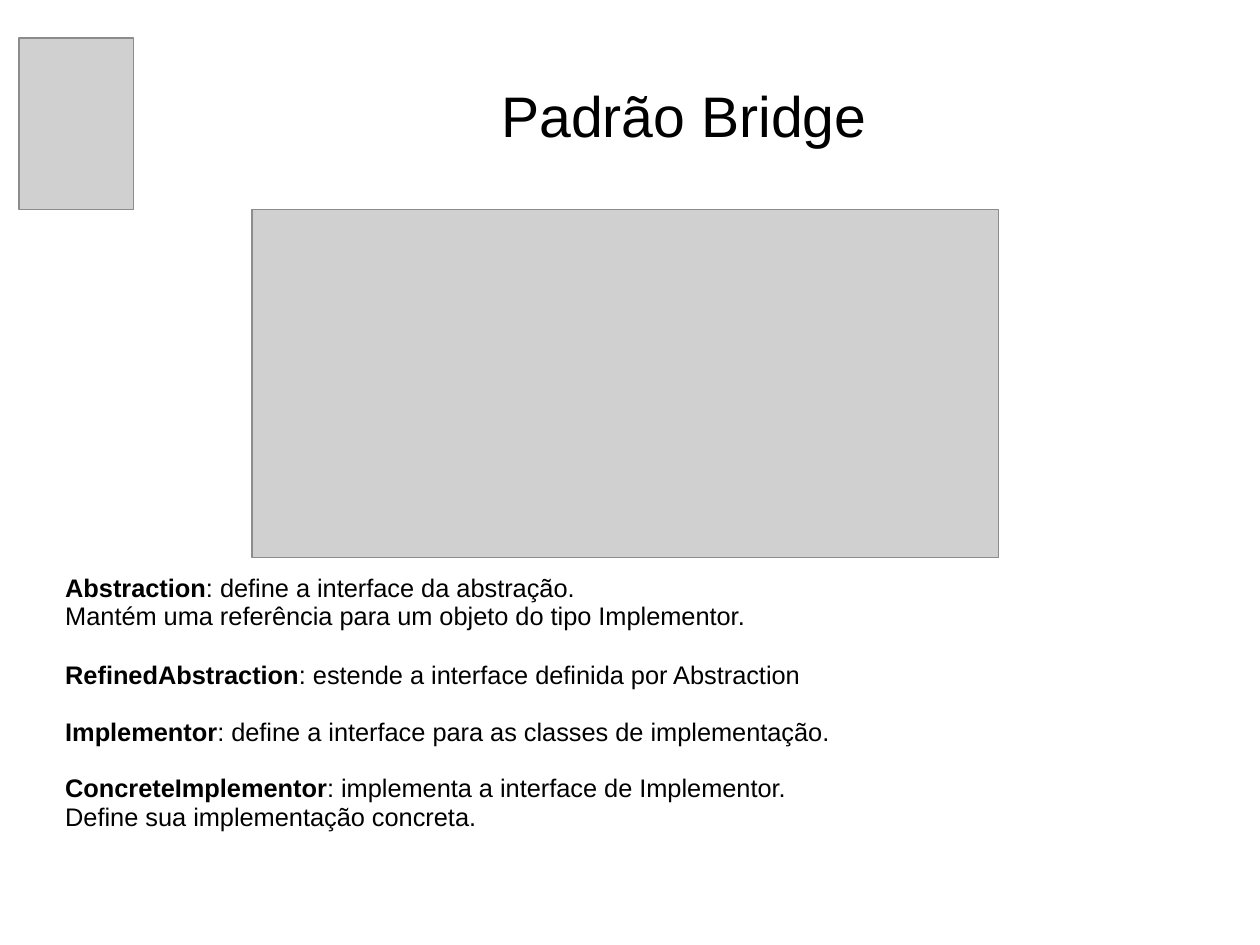
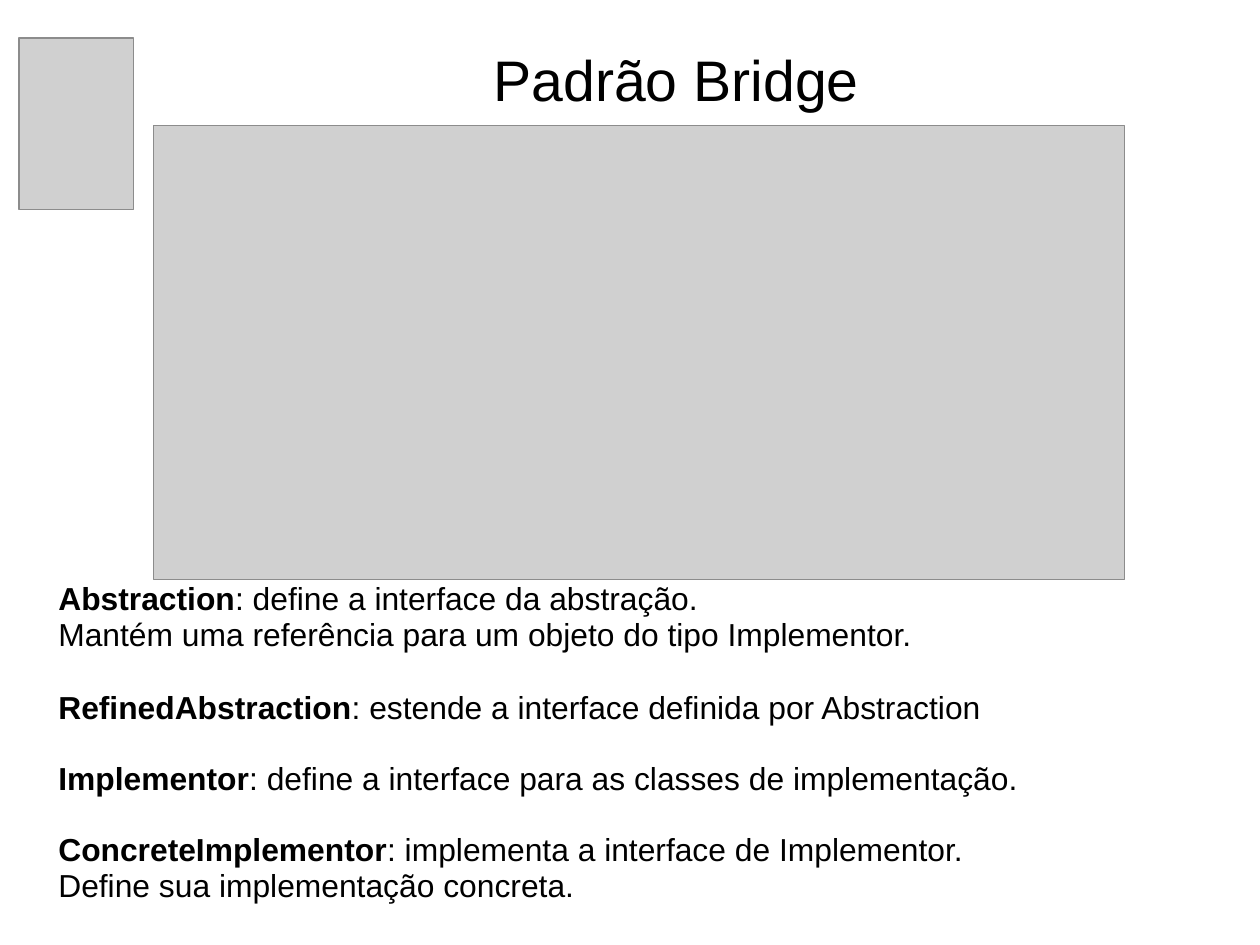
Before and after one commit to andrePfeiffer/Padroes, a slide deck: slide 5 of arquivos/Apresentação PSI.ppt (slide 4 before the commit). Drawn at 1260x945 pixels with LibreOffice and Linux fonts; fonts in the diff are those of the drawing; grey boxes stand for pictures; background and template pictures are left out. Boxes give left, top, right and bottom in pixels: in the first picture for what was removed or moved away, otherwise in the second. Text is boxed around its words. In the diff, an @@ line names an element or a change of style, - is before the commit and + after.

```diff
--- a/arquivos/Apresentação PSI.ppt
+++ b/arquivos/Apresentação PSI.ppt
@@ title "Padrão Bridge": place and size @@
-title "Padrão Bridge" at [501, 95, 866, 148]
+title "Padrão Bridge" at [494, 59, 859, 112]
@@ picture: place and size @@
-picture at [252, 209, 998, 558]
+picture at [154, 126, 1126, 580]
@@ subtitle "Abstraction: define a interface da ...": place and size @@
-subtitle "Abstraction: define a interface da ..." at [65, 578, 830, 831]
+subtitle "Abstraction: define a interface da ..." at [58, 587, 1017, 902]
@@ subtitle "Abstraction: define a interface da ..." at [58, 587, 1017, 902]: size 16 to 20 pt @@
```
Also in this commit, not shown: 9 other slides changed, 2 slides added, 4 other files.
